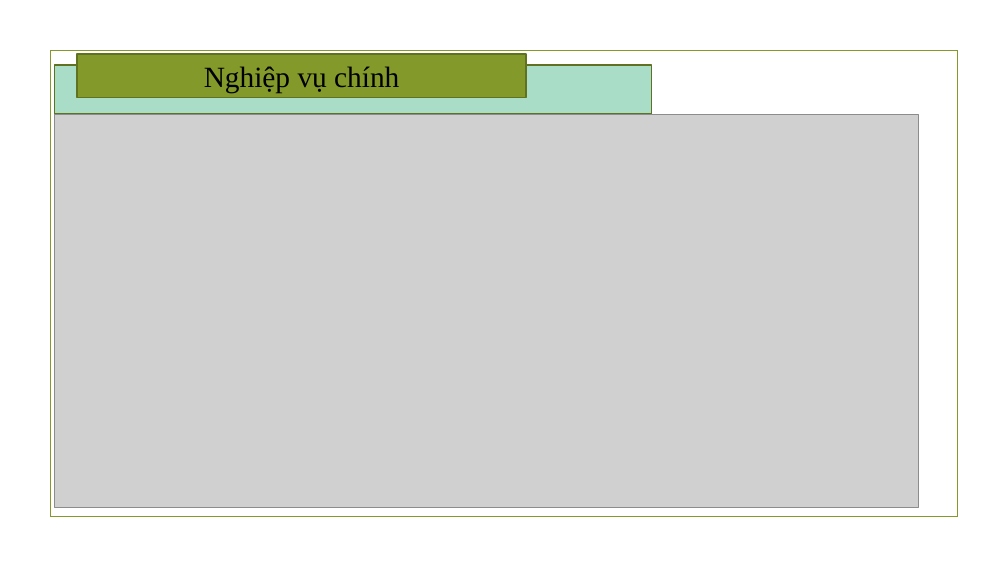
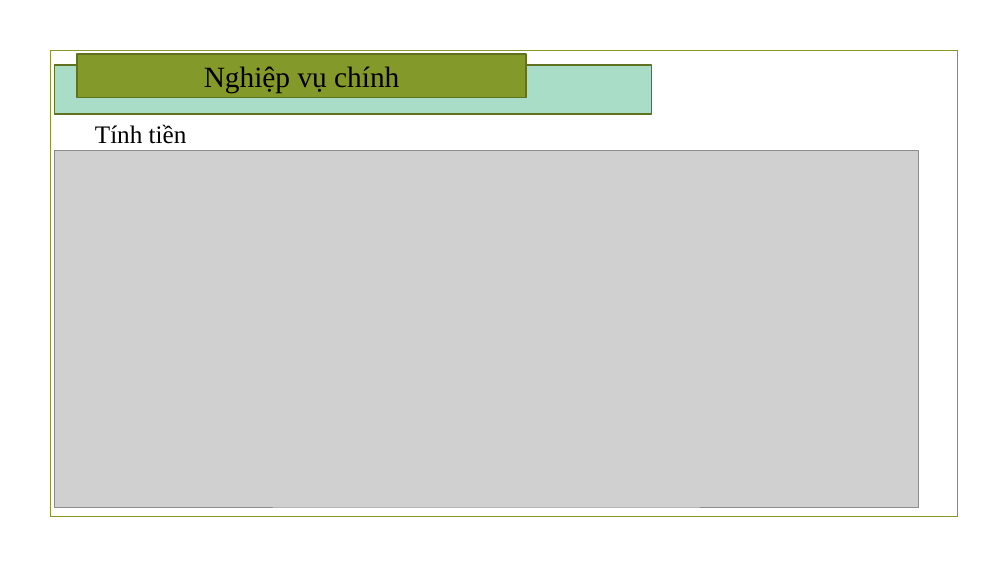
Before and after one commit to Nhom10-WindowNangCao-ThayDanh/DoAnWin, a slide deck: slide 7 of PP.pptx. Drawn at 1008x567 pixels with LibreOffice and Linux fonts; fonts in the diff are those of the drawing; grey boxes stand for pictures; background and template pictures are left out. Boxes give left, top, right and bottom in pixels: in the first picture for what was removed or moved away, otherwise in the second. Text is boxed around its words. In the diff, an @@ line names an element or a change of style, - is before the commit and + after.

```diff
--- a/PP.pptx
+++ b/PP.pptx
@@ text added at <box>95,124,187,144</box>, 24 pt, text #000000 @@
+Tính tiền
@@ picture: place and size @@
-picture at <box>54,114,918,507</box>
+picture at <box>54,150,918,507</box>
```
Also in this commit, not shown: 2 other slides changed, 29 other files.
